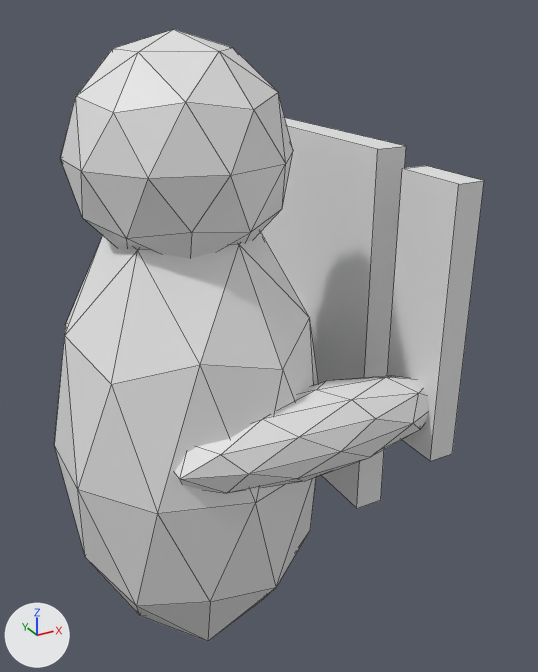
What one commit did to the Blender file Assets/Resources/Models/Characters/Enemy.blend.
Before and after are seen from a 50 mm camera at (-0.302, -0.743, 0.775) aimed at (0.114, 0.012, 0.398). Arrows for +X, +Y and +Z are at lower left; the lights stay in place. The picture after the commit comes second. Mesh edges are drawn as thin lines.
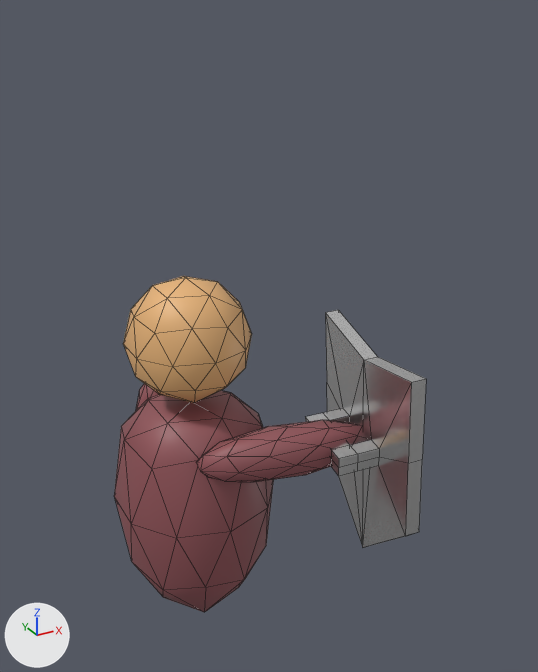
Pixel boxes (x1, y1, x2, y2) of what changed, in the pictures (538 x 672 px):
'Cube.001', reshaped, moved, rescaled (70% narrower, 79% shorter): before (54, 29, 484, 642); after (123, 276, 252, 403)
'Cube.004', added (brown): after (114, 391, 274, 612)
'Cube.002', added: after (196, 310, 426, 548)
    faces in mat_material_003 (white #e7e7e7): (306, 310, 426, 548)
    faces in mat_material_002 (brown #93555b): (196, 420, 366, 482)
'Cube.003', added (mostly hidden): after (136, 384, 158, 410)
part 1 of me_cube_002, deleted: before (54, 232, 318, 642)
part 2 of me_cube_002, deleted: before (174, 376, 429, 493)
part 3 of me_cube_002, deleted: before (387, 166, 484, 461)
part 4 of me_cube_002, deleted: before (261, 118, 406, 508)
part 5 of me_cube_002, recoloured: before (60, 29, 293, 258); after (123, 276, 252, 403)

Patch to the scene script:
```diff
--- a/Assets/Resources/Models/Characters/Enemy.blend.py
+++ b/Assets/Resources/Models/Characters/Enemy.blend.py
@@ mat_material_001 @@
+mat_material_001 = principled_material('Material.001')
+mat_material_001.base_color = (0.8, 0.454, 0.19)  # beige #e7b479
@@ me_cube_002 @@
 # used by ob_cube_001; location = (0.0, 0.0, 0.0); scale = (0.0171, 0.046, 0.166)
-me_cube_002.from_pydata(...)  # 184 vertices, 332 faces; spans x -9.2..16.0, y -4.0..6.5, z 0.0..4.6
+me_cube_002.from_pydata(...)  # 42 vertices, 80 faces; spans x -6.8..6.8, y -2.7..2.7, z 3.1..4.6
+# me_cube_002 part 1: the loose piece of 42 vertices spanning x -9.2..9.2, y -3.6..3.6, z 0.0..3.6 is deleted
+# me_cube_002 part 2: the loose piece of 42 vertices spanning x -4.5..15.4, y -4.0..-1.8, z 1.8..2.4 is deleted
+# me_cube_002 part 3: the loose piece of 8 vertices spanning x 13.5..15.5, y -3.8..-1.8, z 1.7..3.7 is deleted
+# me_cube_002 part 4: the loose piece of 8 vertices spanning x 13.6..16.0, y -0.7..6.5, z 0.7..3.8 is deleted
+# me_cube_002 part 5: 80 faces spanning x -6.8..6.8, y -2.7..2.7, z 3.1..4.6 switch from no material to mat_material_001 (beige #e7b479)
+# other edits to the shape of me_cube_002 do not show in these pictures
@@ ob_cube_001 @@
 ob_cube_001 = bpy.data.objects.new('Cube.001', me_cube_002)
-ob_cube_001.location = (0.0, 0.0, 0.0)
-ob_cube_001.scale = (0.0171, 0.046, 0.166)
+ob_cube_001.location = (0.0, 0.0, 0.032)
+ob_cube_001.scale = (0.0105, 0.0283, 0.102)
@@ ob_cube_004 @@
+ob_cube_004 = bpy.data.objects.new('Cube.004', me_cube_005)  # 42 vertices, 80 faces; spans x -9.2..9.2, y -3.6..3.6, z 0.0..3.0; in mat_material_002 (brown #93555b)
+ob_cube_004.location = (0.0, 0.0, 0.032)
+ob_cube_004.scale = (0.0105, 0.0283, 0.102)
@@ ob_cube_003 @@
+ob_cube_003 = bpy.data.objects.new('Cube.003', me_cube_003)  # 94 vertices, 130 faces; spans x -2.3..18.7, y -1.1..1.1, z -0.5..2.2; in mat_material_002 (brown #93555b), mat_material_003 (white #e7e7e7), mat_material_004 (brown #64422b)
+ob_cube_003.location = (-0.01, 0.098, 0.312)
+ob_cube_003.rotation_euler = (1.551, 1.392, 1.551)  # degrees (89, 80, 89)
+ob_cube_003.scale = (0.0105, 0.0283, 0.102)
@@ ob_cube_002 @@
+ob_cube_002 = bpy.data.objects.new('Cube.002', me_cube_004)  # 107 vertices, 145 faces; spans x -2.3..19.0, y -3.3..3.7, z -1.2..1.6; in mat_material_002 (brown #93555b), mat_material_003 (white #e7e7e7), mat_material_005 (red #e70b06), mat_material_006 (black #050505)
+ob_cube_002.location = (-0.01, -0.099, 0.312)
+ob_cube_002.rotation_euler = (3.142, 0.00355, 6.104)  # degrees (180, 0.2, 350)
+ob_cube_002.scale = (0.0105, 0.0283, 0.102)
```
